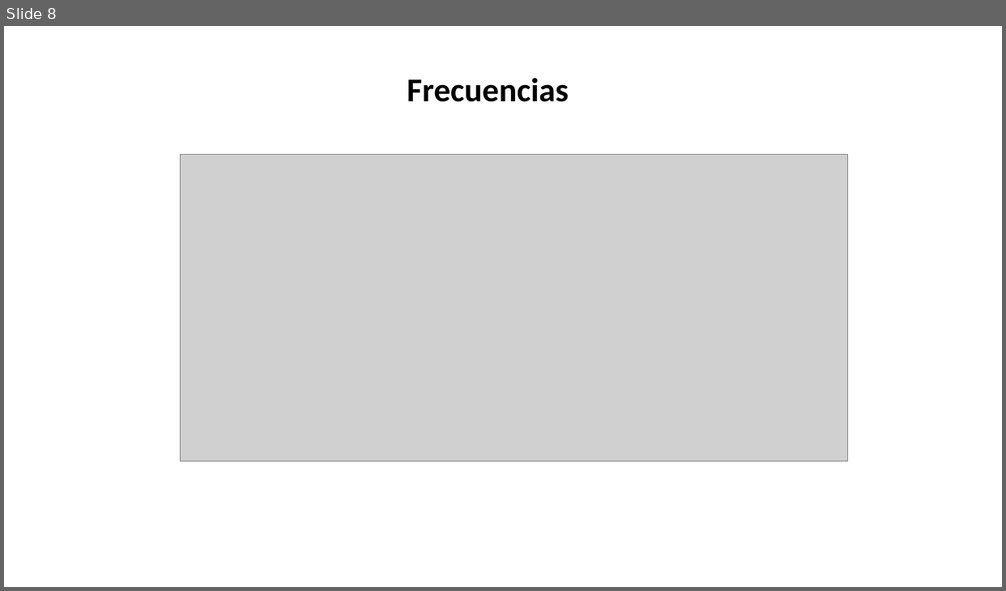
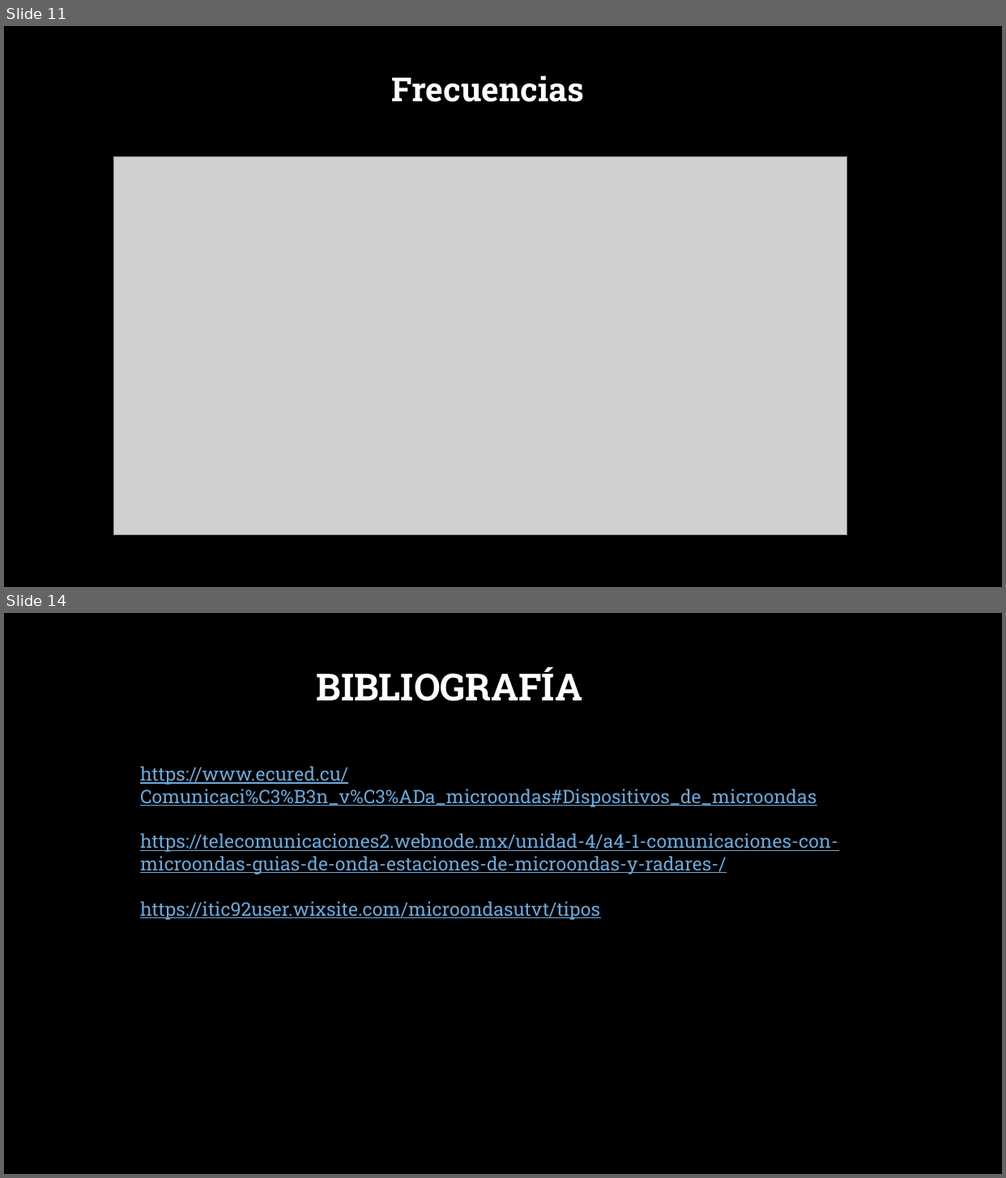
Before and after one commit to SM-ROOT/SM-ROOT, a slide deck: 9°A/Telecomunicaciones/RA_9A_U4_E2.pptx. Shown one above the other, each under a label of ours: slide 8 before the commit, slides 11 and 14 after it; the slides between them are not shown. The pictures are 1006x591 and 1006x1178 pixels, drawn with LibreOffice and Linux fonts; fonts in the diff are those of the drawing; grey boxes stand for pictures; background and template pictures are left out. Boxes give left, top, right and bottom in pixels: in the first picture for what was removed or moved away, otherwise in the second. Text is boxed around its words. In the diff, an @@ line names an element or a change of style, - is before the commit and + after.

```diff
--- a/9°A/Telecomunicaciones/RA_9A_U4_E2.pptx
+++ b/9°A/Telecomunicaciones/RA_9A_U4_E2.pptx
@@ slide 14 added at <box>4,613,1002,1174</box>, background picture (left out) @@
@@ text added at <box>317,667,582,701</box>, 36 pt, text #FFFFFF, bold @@
+BIBLIOGRAFÍA
@@ text added at <box>140,766,838,920</box>, 18 pt, text #6BA9DA, underline @@
+https://www.ecured.cu/Comunicaci%C3%B3n_v%C3%ADa_microondas#Dispositivos_de_microondas
+https://telecomunicaciones2.webnode.mx/unidad-4/a4-1-comunicaciones-con-microondas-guias-de-onda-estaciones-de-microondas-y-radares-/
+https://itic92user.wixsite.com/microondasutvt/tipos
@@ what was slide 8 is now slide 11 @@
@@ slide 11 changed as well @@
@@ background #FFFFFF to picture (left out) @@
@@ text "Frecuencias" at <box>391,75,584,102</box>: font Calibri to Roboto Slab, text colour #000000 to #FFFFFF @@
@@ picture: place and size @@
-picture at <box>181,155,848,462</box>
+picture at <box>113,157,847,535</box>
```
Also in this commit, not shown: 5 other slides changed, 7 other slides added, 12 slides removed, 1 other file.
